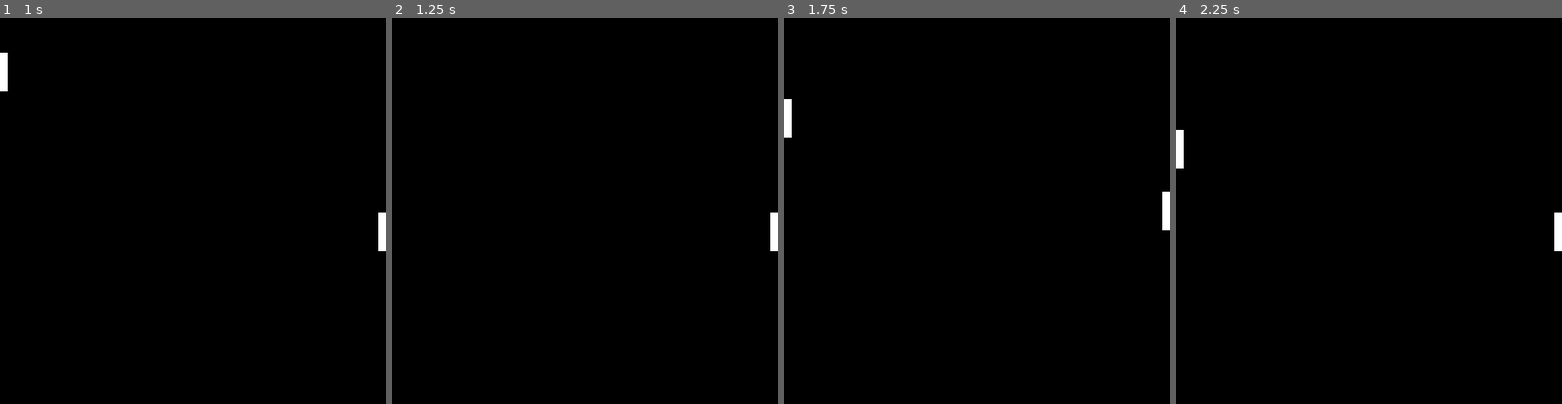
Above: before the commit, frames 1-4 (left to right).
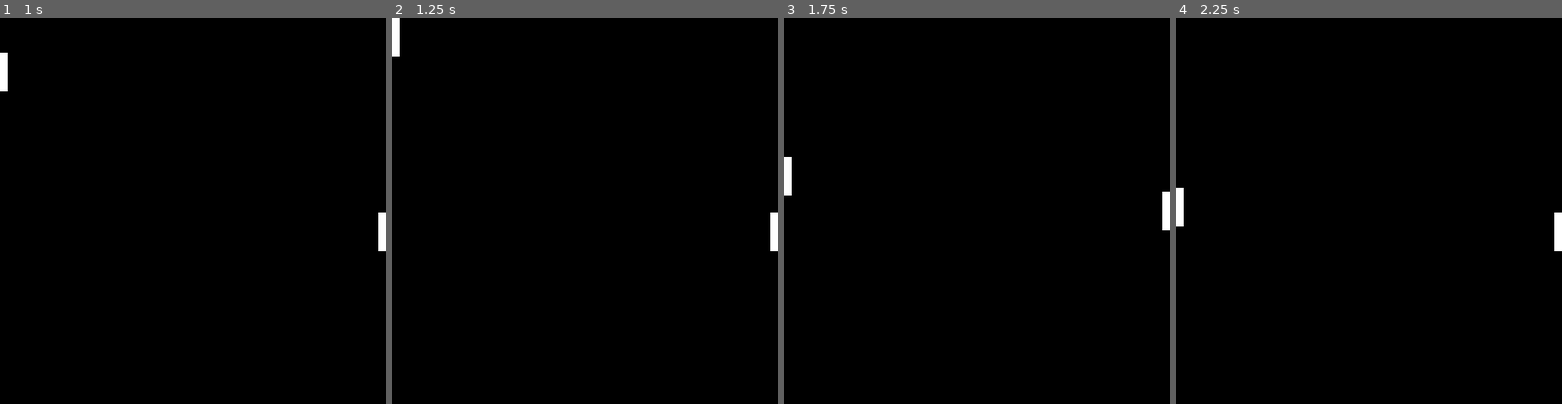
Above: after the commit, the same moments.

Repository: emilabraham/pong
Game: Godot game, scene res://main.tscn
The game is run twice, just before and just after one commit, with the same random seed, the same clock (stepped at 60 frames per second) and the same inputs.
Inputs:
- Up to frame 1 (1 s): tap Enter at 0.5 s; hold W (up player 1) from 0.53 s (still down); tap Down (down player 2) at 0.6 s
- Up to frame 2 (1.25 s): keep holding W (up player 1)
- Up to frame 3 (1.75 s): release W (up player 1) at 1.28 s; hold S (down player 1) from 1.28 s (still down); tap Up (up player 2) at 1.35 s
- Up to frame 4 (2.25 s): release S (down player 1) at 2.03 s; hold W (up player 1) from 2.03 s (still down); tap Down (down player 2) at 2.1 s

Frame 1 is identical in both runs. In frame 2, 0.2% of the frame differs, in the area x 0-2%, y 0-10%; in frame 3, 0.4%, in the area x 0-2%, y 21-46%; in frame 4, 0.4%.

Commit message:
clamp boundaries of the panel

Diff:
--- a/player_1_script.gd
+++ b/player_1_script.gd
@@ -1,11 +1,22 @@
 extends CharacterBody2D
 
 @export var speed = 400
+var screen_size
 
 func get_input():
 	var input_direction = Input.get_axis("up player 1", "down player 1")
 	velocity.y = input_direction * speed
 
+func set_paddle_boundary():
+	var paddle_half_height = 25.0
+	var child_offset_y = 250.0
+	position.y = clamp(position.y, -child_offset_y + paddle_half_height, screen_size.y - child_offset_y - paddle_half_height)
+	print("Current Position: ", position.x, ",", position.y)
+
+func _ready() -> void:
+	screen_size = get_viewport_rect().size
+
 func _physics_process(_delta: float) -> void:
 	get_input()
 	move_and_slide()
+	set_paddle_boundary()
--- a/player_2_script.gd
+++ b/player_2_script.gd
@@ -1,11 +1,22 @@
 extends CharacterBody2D
 
 @export var speed = 400
+var screen_size
 
 func get_input():
 	var input_direction = Input.get_axis("up player 2", "down player 2")
 	velocity.y = input_direction * speed
 
+func set_paddle_boundary():
+	var paddle_half_height = 25.0
+	var child_offset_y = 250.0
+	position.y = clamp(position.y, -child_offset_y + paddle_half_height, screen_size.y - child_offset_y - paddle_half_height)
+	print("Current Position: ", position.x, ",", position.y)
+
+func _ready() -> void:
+	screen_size = get_viewport_rect().size
+
 func _physics_process(_delta: float) -> void:
 	get_input()
 	move_and_slide()
+	set_paddle_boundary()
